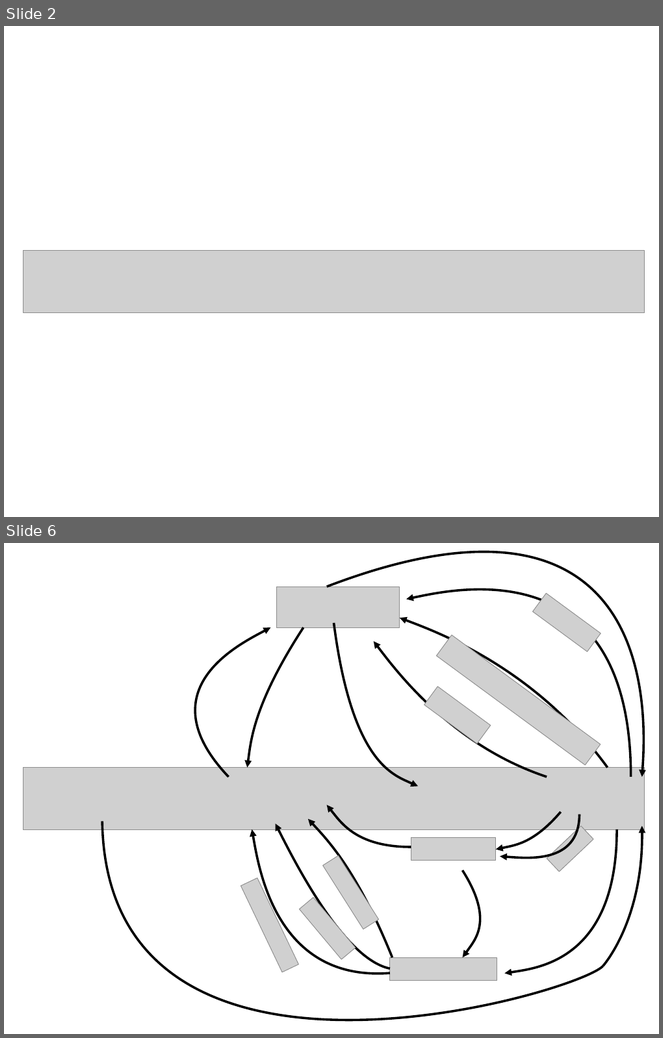
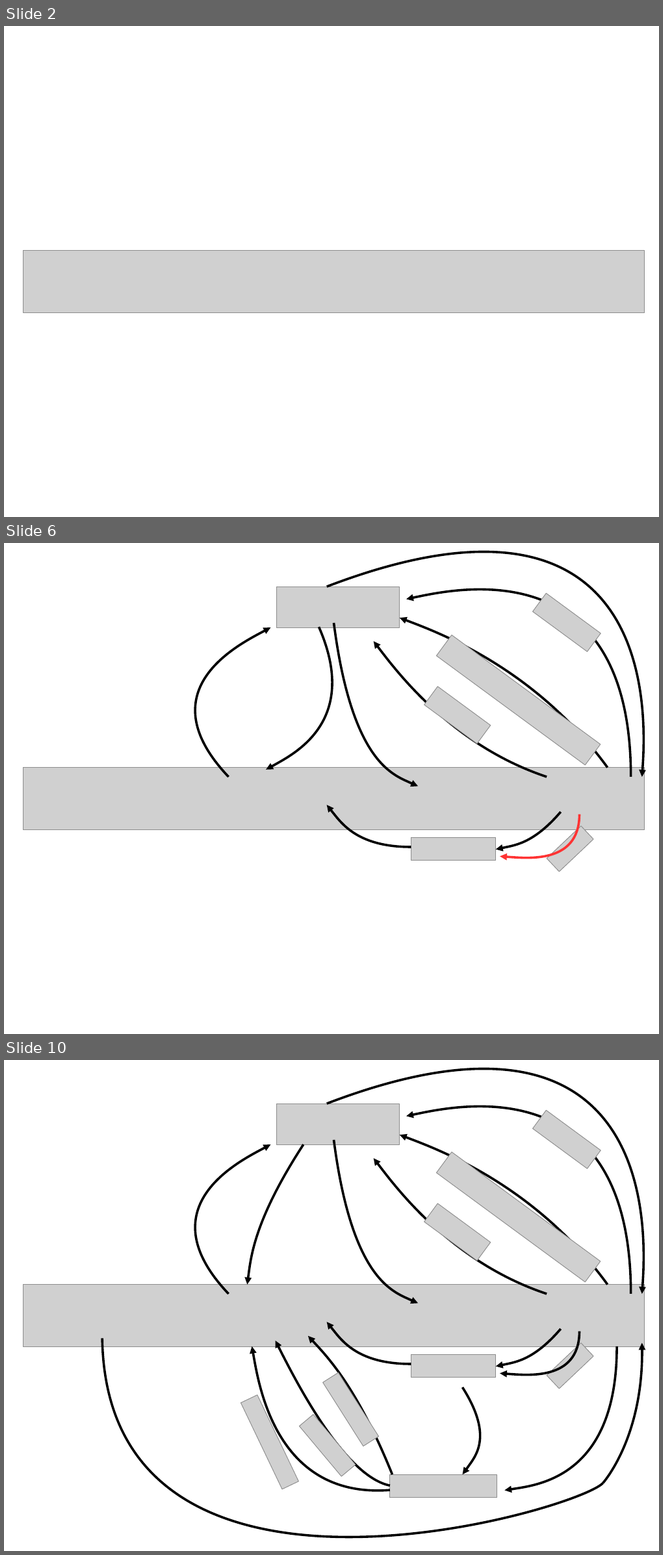
Before and after one commit to douglask3/fireMIPbenchmarking, a slide deck: docs/jules_pres/images/fireCarbonBalance/pp.odp. Shown one above the other, each under a label of ours: slides 2 and 6 before the commit, slides 2, 6 and 10 after it; the slides between them are not shown. The pictures are 663x1038 and 663x1555 pixels, drawn with LibreOffice and Linux fonts; fonts in the diff are those of the drawing; grey boxes stand for pictures. Boxes give left, top, right and bottom in pixels: in the first picture for what was removed or moved away, otherwise in the second. Text is boxed around its words. In the diff, an @@ line names an element or a change of style, - is before the commit and + after.

```diff
--- a/docs/jules_pres/images/fireCarbonBalance/pp.odp
+++ b/docs/jules_pres/images/fireCarbonBalance/pp.odp
@@ slide 6 added at (x1=4, y1=543, x2=659, y2=1034), background #FFFFFF @@
@@ freeform shape added at (x1=327, y1=555, x2=643, y2=777), outline #000000 2.83 pt @@
@@ picture added at (x1=277, y1=587, x2=400, y2=627) @@
@@ freeform shape added at (x1=406, y1=594, x2=631, y2=777), outline #000000 2.83 pt @@
@@ picture added at (x1=533, y1=594, x2=601, y2=652) @@
@@ freeform shape added at (x1=400, y1=618, x2=608, y2=768), outline #000000 2.83 pt @@
@@ freeform shape added at (x1=200, y1=627, x2=271, y2=776), outline #000000 2.83 pt @@
@@ freeform shape added at (x1=266, y1=627, x2=330, y2=770), outline #000000 2.83 pt @@
@@ freeform shape added at (x1=334, y1=623, x2=419, y2=786), outline #000000 2.83 pt @@
@@ picture added at (x1=436, y1=635, x2=601, y2=765) @@
@@ freeform shape added at (x1=374, y1=641, x2=547, y2=776), outline #000000 2.83 pt @@
@@ picture added at (x1=425, y1=687, x2=492, y2=744) @@
@@ picture added at (x1=23, y1=768, x2=645, y2=830) @@
@@ freeform shape added at (x1=327, y1=805, x2=412, y2=847), outline #000000 2.83 pt @@
@@ freeform shape added at (x1=496, y1=812, x2=561, y2=850), outline #000000 2.83 pt @@
@@ freeform shape added at (x1=501, y1=815, x2=580, y2=858), outline #FF3333 2.83 pt @@
@@ picture added at (x1=547, y1=826, x2=594, y2=872) @@
@@ picture added at (x1=412, y1=838, x2=496, y2=860) @@
@@ what was slide 6 is now slide 10 @@
```
Also in this commit, not shown: 2 slides changed, 4 other slides added, 1 slide removed, 8 other files.
